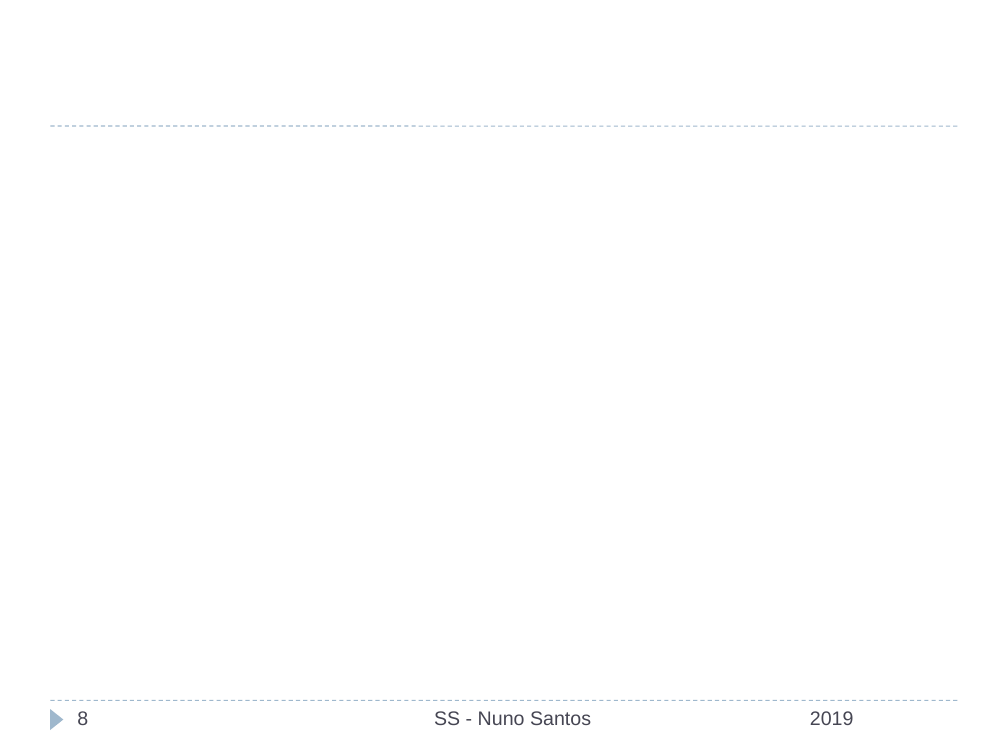
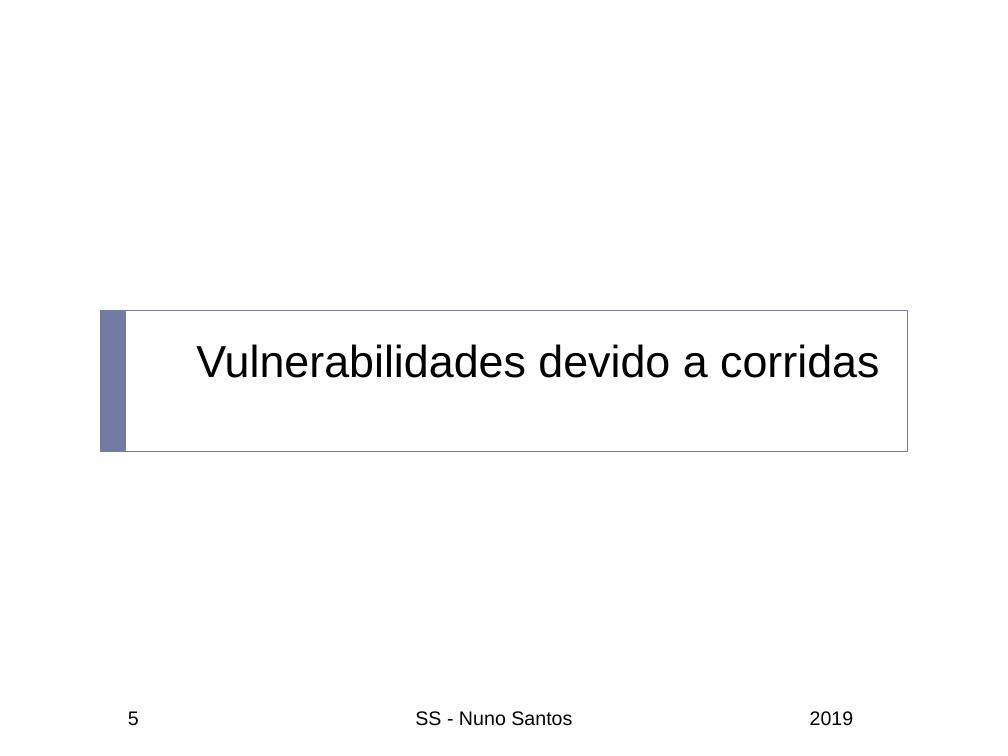
Before and after one commit to nuno-santos/acite2019, a slide deck: slide 5 of teoricas/acite2019-04-corridas_entradas.pptx (slide 8 before the commit). Drawn at 1008x756 pixels with LibreOffice and Linux fonts; fonts in the diff are those of the drawing; background and template pictures are left out. Boxes give left, top, right and bottom in pixels: in the first picture for what was removed or moved away, otherwise in the second. Text is boxed around its words. In the diff, an @@ line names an element or a change of style, - is before the commit and + after.

```diff
--- a/teoricas/acite2019-04-corridas_entradas.pptx
+++ b/teoricas/acite2019-04-corridas_entradas.pptx
@@ line removed from (50, 126) to (958, 126) @@
@@ rectangle added at (101, 310, 907, 452), outline #727CA3 0.5 pt @@
@@ rectangle added at (101, 310, 126, 452), fill #727CA3 @@
@@ title added at (196, 344, 879, 378), 32 pt, text #000000 @@
+Vulnerabilidades devido a corridas
@@ line removed from (50, 701) to (958, 701) @@
@@ triangle removed at (50, 709, 64, 730) @@
@@ page number removed at (77, 711, 88, 725) @@
-8
@@ page number added at (128, 711, 139, 726), 14 pt, text #000000 @@
+5
@@ text "SS - Nuno Santos" at (415, 711, 572, 726): text colour #464653 to #000000 @@
@@ text "SS - Nuno Santos": place and size @@
-text "SS - Nuno Santos" at (434, 711, 591, 725)
+text "SS - Nuno Santos" at (415, 711, 572, 726)
@@ text "2019" at (810, 711, 854, 726): text colour #464653 to #000000 @@
```
Also in this commit, not shown: 9 other slides changed, 11 slides added, 1 slide removed.
